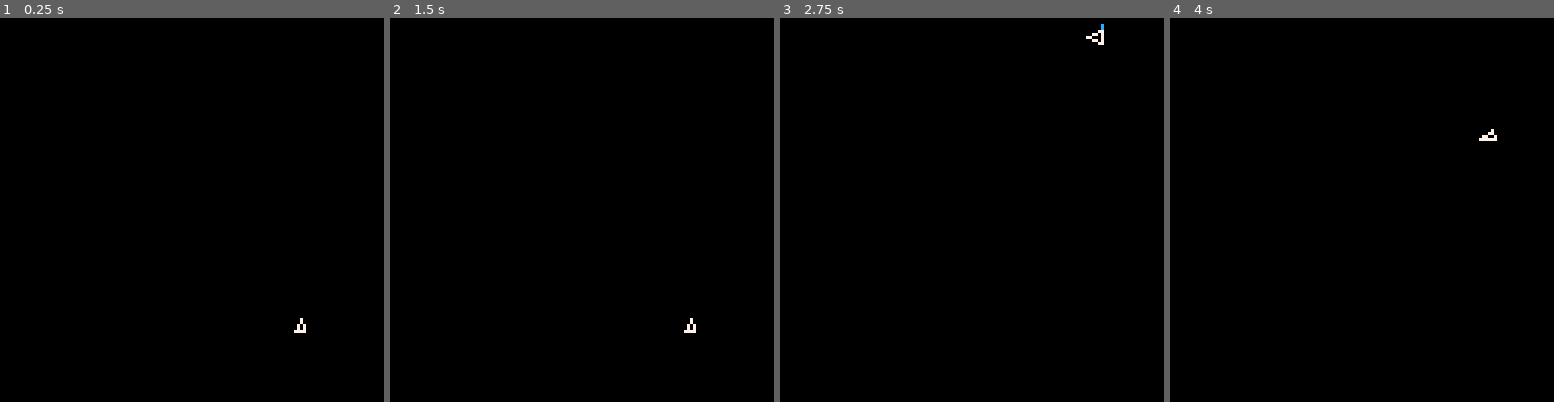
Above: before the commit, frames 1-4 (left to right).
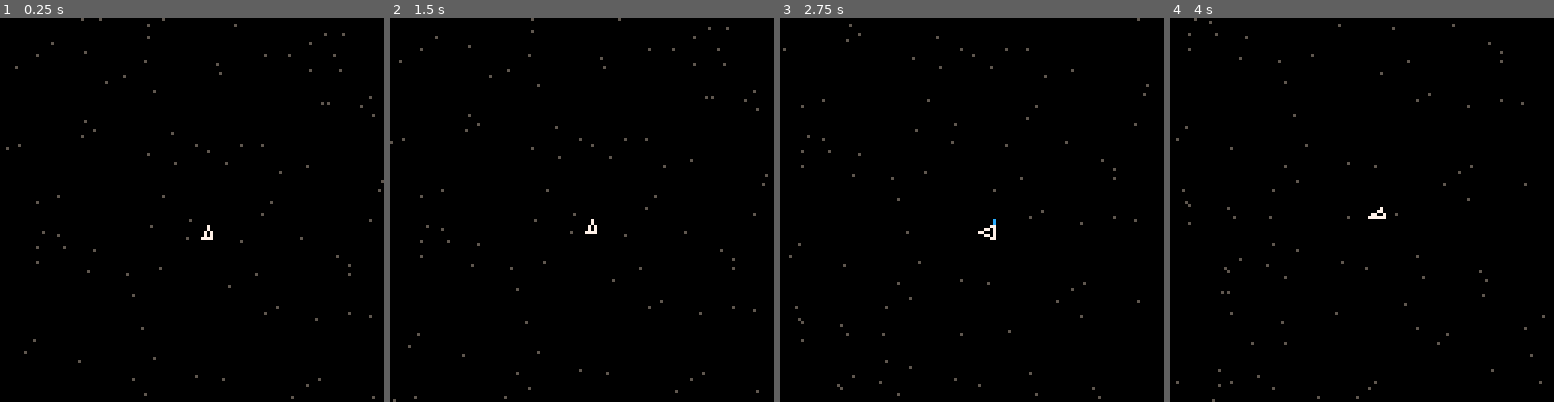
Above: after the commit, the same moments.

Repository: T0astBread/pico8-game-in-space
Game: PICO-8 cartridge picospace.p8
Same seed, same stepped clock (60 frames per second), same inputs: the game is played once before the commit and once after it.
Inputs:
- Up to frame 1 (0.25 s): no input
- Up to frame 2 (1.5 s): no input
- Up to frame 3 (2.75 s): hold Right 1.6-2.1 s; hold Up 2.15-2.42 s; hold Right from 2.47 s (still down)
- Up to frame 4 (4 s): release Right at 3.03 s; hold Left 3.08-3.58 s

The runs differ from the first frame. In frame 1, 0.7% of the frame differs, in the area x 1-100%, y 0-100%; in frame 2, 0.7%; in frame 3, 0.7%, in the area x 0-97%, y 0-100%; in frame 4, 0.7%.

Commit message:
Implement stars really badly

Diff:
--- a/picospace.p8
+++ b/picospace.p8
@@ -62,6 +62,14 @@
 
 function v2_angle(vec)
 	return atan2(vec.x,-vec.y)
+end
+
+function v2_flr(vec)
+	return v2(flr(vec.x),flr(vec.y))
+end
+
+function v2_ceil(vec)
+	return v2(ceil(vec.x),ceil(vec.y))
 end
 
 -->8
@@ -72,7 +80,26 @@
 plavel=0
 plaaccel=.006
 
+campos=v2(0,0)
+
+stars={}
+for x=1,64 do
+	for y=1,64 do
+		if(rnd(3) > 2.7) then
+			add(stars,v2(
+				rnd(4),
+				rnd(4)))
+		else
+			add(stars,false)
+		end
+	end
+end
+
 function _update()
+	campos=v2(
+		peek2(0x5f28),
+		peek2(0x5f2a))
+
 	b0=btn(0)
 	b1=btn(1)
 	if(b0 and b1) then
@@ -91,7 +118,7 @@
 	if(btn(2)) then
 		if plstasis then
 			angle=plstasis
-			mul=-.25
+			mul=-.15
 		else
 			angle=plrot
 			mul=-.4
@@ -102,18 +129,28 @@
 	end
 
 	pllvel=v2_clamp(pllvel,6)
-	plpos=v2_mod(
-		v2_add(plpos,pllvel),
-		128
-	)
+	plpos=v2_add(plpos,pllvel)
 	pllvel=v2_mul(pllvel,.96)
 	plavel=min(plavel,.75)
 	plrot+=plavel
 	plavel=plavel*.85
+
+	plcam=v2_sub(plpos,campos)
+	newcam=v2(campos.x,campos.y)
+	if not(plcam.x==64) then
+		newcam.x+=(plcam.x-64)*.3
+	end
+	if not(plcam.y==64) then
+		newcam.y+=(plcam.y-64)*.3
+	end
+	camera(newcam.x,newcam.y)
+	campos=newcam
 end
 
 function _draw()
 	cls(0)
+
+	draw_stars()
 
 	r={
 		.0625,-.0625,
@@ -156,6 +193,52 @@
 	end
 end
 
+function draw_stars()
+	local flrx=band(campos.x,-128)
+	local flry=band(campos.y,-128)
+	local comx=(flrx/128)%2
+	local comy=(flry/128)%2
+
+	draw_stars_partial(
+		comx,comy,
+		0,0,
+		flrx,flry)
+	draw_stars_partial(
+		comx,1-comy,
+		0,32,
+		flrx,flry)
+	draw_stars_partial(
+		1-comx,comy,
+		32,0,
+		flrx,flry)
+	draw_stars_partial(
+		1-comx,1-comy,
+		32,32,
+		flrx,flry)
+end
+
+function draw_stars_partial(
+	cx,cy,
+	sx,sy,
+	flrx,flry)
+	for _x=1,32 do
+		local ix=cx*32+_x
+		local px=_x+sx
+		for _y=1,32 do
+			local iy=cy*32+_y
+			local py=_y+sy
+			local idx=ix*64+iy
+			local star=stars[idx]
+			if(star) then
+				pset(
+					flrx+px*4+star.x,
+					flry+py*4+star.y,
+					5)
+			end
+		end
+	end
+end
+
 __gfx__
 00000000000000000000000000000000000000000000000000000000000000000000000000000000000000000000000000000000000000000000000000000000
 00000000000000000000000000000000000000000000000000000000000000000000000000000000000000000000000000000000000000000000000000000000
